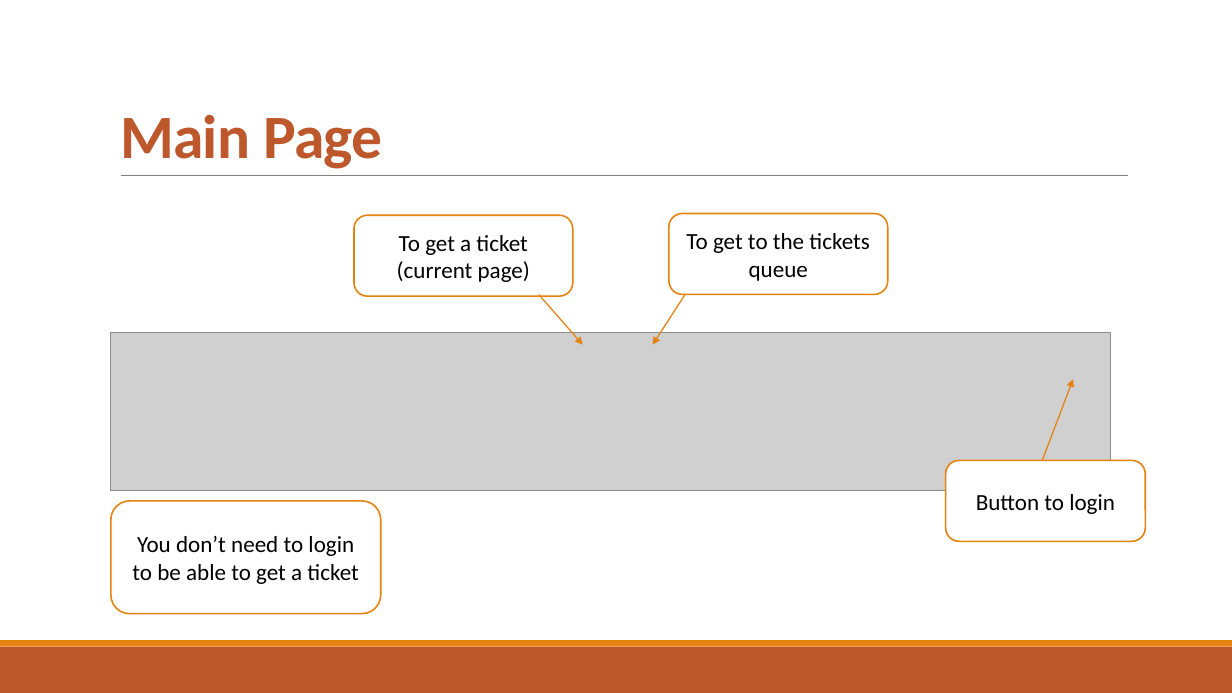
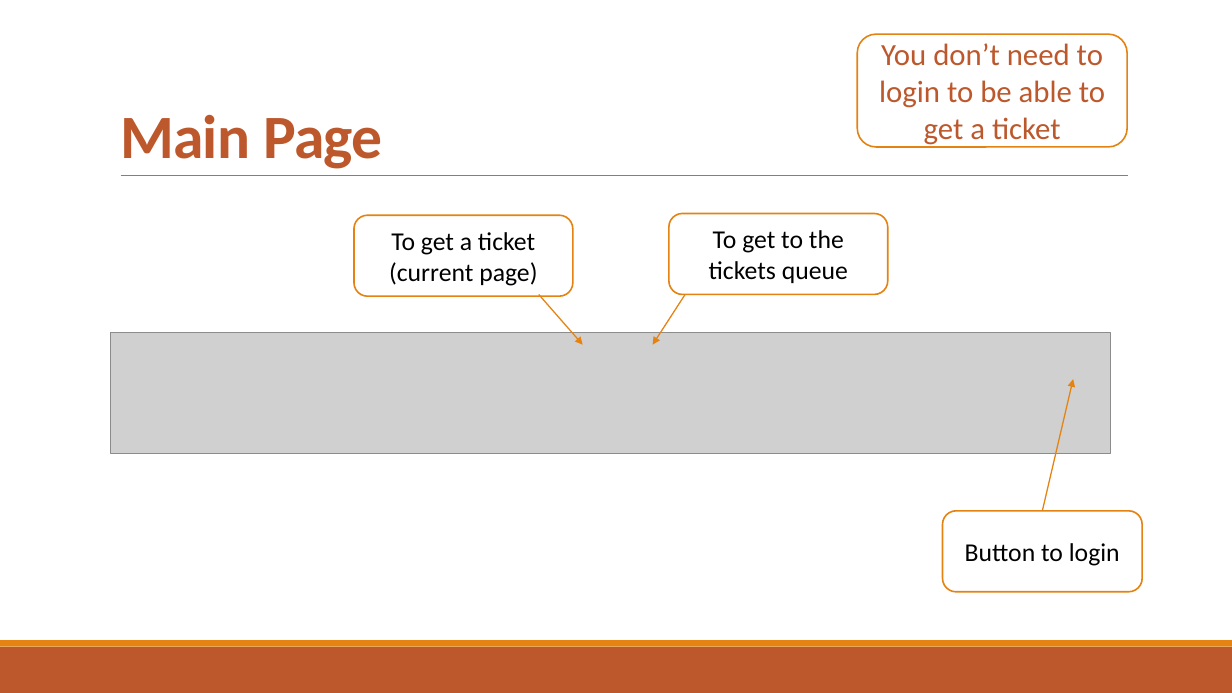
Before and after one commit to djemar/se2021-04-OfficeQueueManager, a slide deck: slide 4 of PresentationW1.pptx. Drawn at 1232x693 pixels with LibreOffice and Linux fonts; fonts in the diff are those of the drawing; grey boxes stand for pictures. Boxes give left, top, right and bottom in pixels: in the first picture for what was removed or moved away, otherwise in the second. Text is boxed around its words. In the diff, an @@ line names an element or a change of style, - is before the commit and + after.

```diff
--- a/PresentationW1.pptx
+++ b/PresentationW1.pptx
@@ rounded rectangle "You don’t need to login ...": place and size @@
-rounded rectangle "You don’t need to login ..." at <box>111,501,381,614</box>
+rounded rectangle "You don’t need to login ..." at <box>858,34,1128,147</box>
@@ rounded rectangle "You don’t need to login ..." at <box>858,34,1128,147</box>: size 18 to 24 pt, text colour #000000 to #BD582C @@
@@ picture: place and size @@
-picture at <box>111,333,1110,491</box>
+picture at <box>111,333,1110,454</box>
@@ arrow moved from (1043, 460) - (1073, 379) to (1043, 511) - (1073, 379) @@
@@ size 18 to 20 pt in 3 elements at <box>669,213,888,295</box>, <box>354,215,573,297</box>, <box>943,511,1142,592</box> @@
@@ rounded rectangle "Button to login": place and size @@
-rounded rectangle "Button to login" at <box>945,460,1145,542</box>
+rounded rectangle "Button to login" at <box>943,511,1142,592</box>
```
Also in this commit, not shown: 9 other slides changed.
